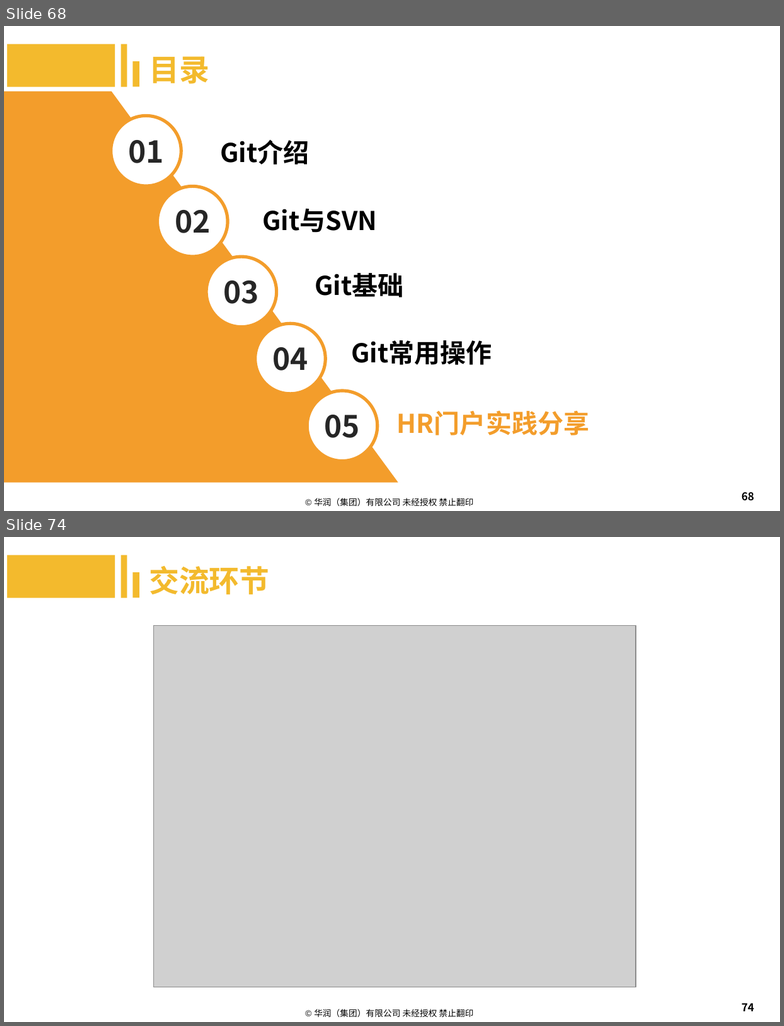
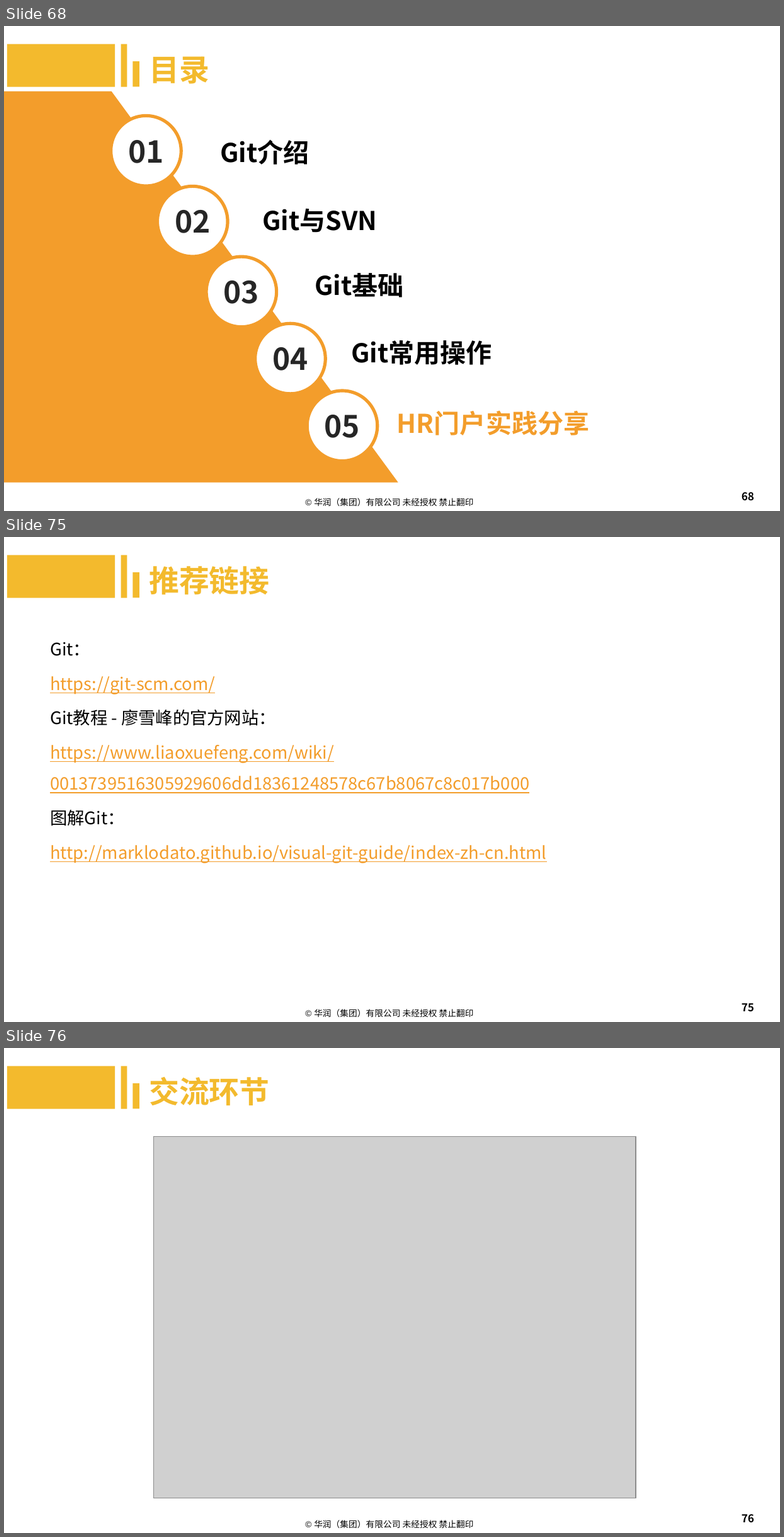
Before and after one commit to machenzhao/git-present, a slide deck: Git.pptx. Shown one above the other, each under a label of ours: slides 68 and 74 before the commit, slides 68, 75 and 76 after it; the slides between them are not shown. The pictures are 784x1026 and 784x1537 pixels, drawn with LibreOffice and Linux fonts; fonts in the diff are those of the drawing; grey boxes stand for pictures; background and template pictures are left out. Boxes give left, top, right and bottom in pixels: in the first picture for what was removed or moved away, otherwise in the second. Text is boxed around its words. In the diff, an @@ line names an element or a change of style, - is before the commit and + after.

```diff
--- a/Git.pptx
+++ b/Git.pptx
@@ slide 75 added at (4, 537, 780, 1022), background #FFFFFF; not listed: 1 template element that a slide beside it also shows @@
@@ rectangle added at (7, 555, 115, 597), fill #F3BA2D @@
@@ rectangle added at (121, 555, 127, 597), fill #F3BA2D @@
@@ rectangle added at (133, 573, 140, 598), fill #F3BA2D @@
@@ text added at (149, 566, 269, 595), 28 pt, text #F3BA2D, bold @@
+推荐链接
@@ text added at (50, 642, 546, 863), 16 pt, text #F39D2B, underline @@
+Git：
+https://git-scm.com/
+Git教程 - 廖雪峰的官方网站：
+https://www.liaoxuefeng.com/wiki/0013739516305929606dd18361248578c67b8067c8c017b000
+图解Git：
+http://marklodato.github.io/visual-git-guide/index-zh-cn.html
@@ page number added at (742, 1003, 754, 1012), 10 pt, text #000000 @@
+75
@@ what was slide 74 is now slide 76 @@
@@ page number at (742, 1514, 754, 1523): text changed @@
-74
+76
```
Also in this commit, not shown: 5 slides changed, 1 other slide added.
